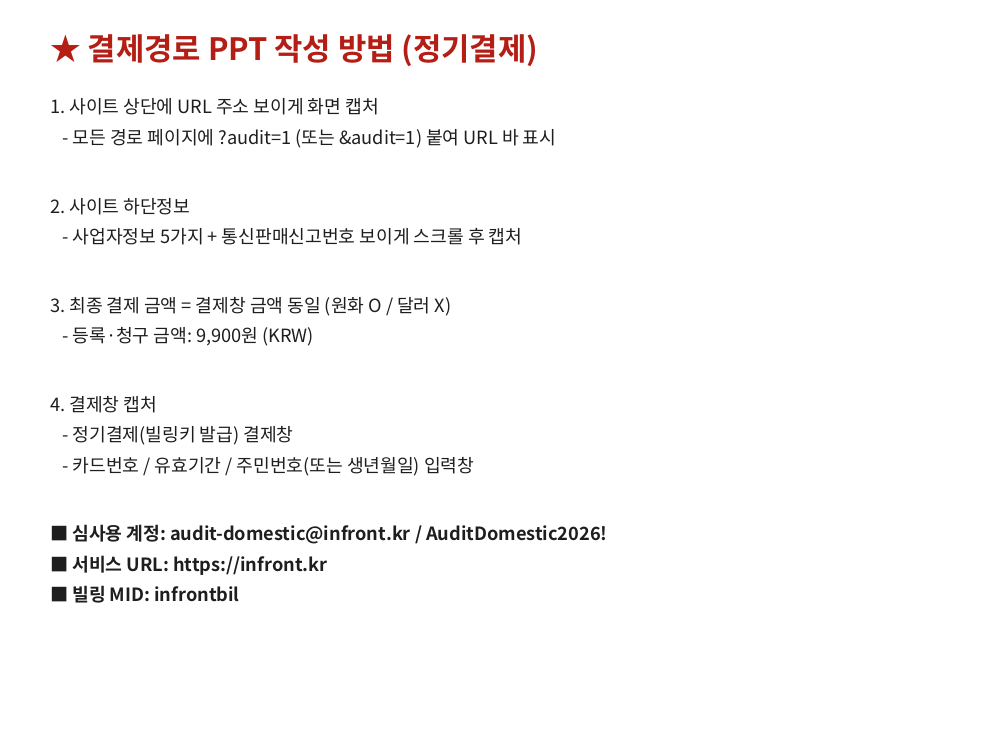
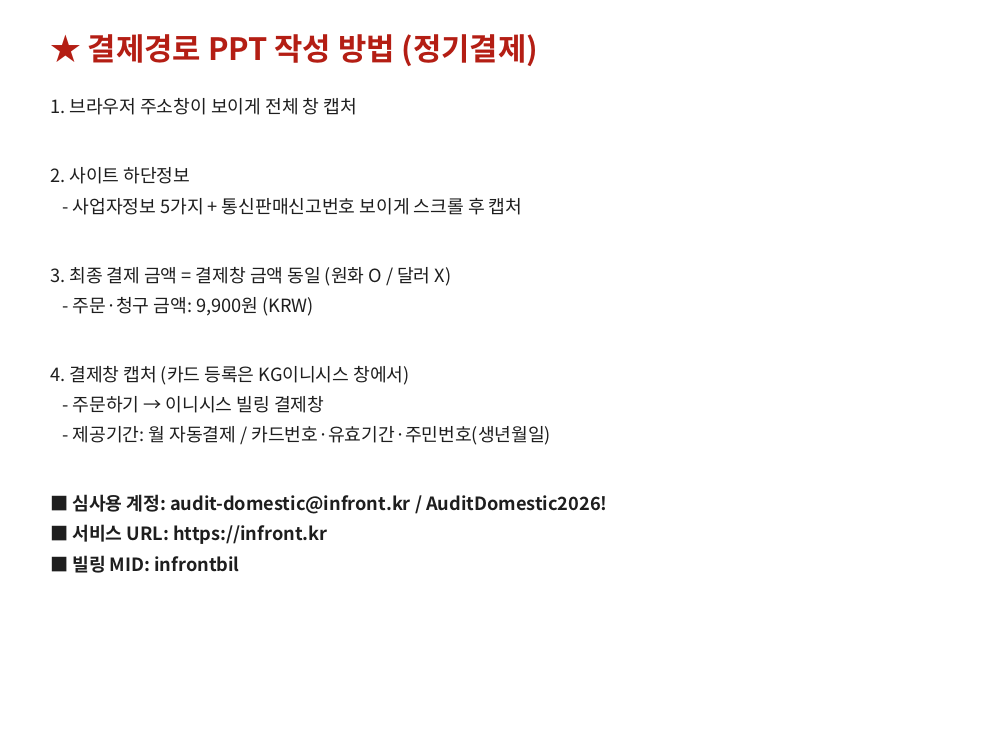
Before and after one commit to sprjihoon/infront, a slide deck: slide 2 of docs/audit-captures/card-billing-audit-infrontbil.pptx. Drawn at 1008x756 pixels with LibreOffice and Linux fonts; fonts in the diff are those of the drawing. Boxes give left, top, right and bottom in pixels: in the first picture for what was removed or moved away, otherwise in the second. Text is boxed around its words. In the diff, an @@ line names an element or a change of style, - is before the commit and + after.

```diff
--- a/docs/audit-captures/card-billing-audit-infrontbil.pptx
+++ b/docs/audit-captures/card-billing-audit-infrontbil.pptx
@@ text at (50,98,357,115): text changed @@
-1. 사이트 상단에 URL 주소 보이게 화면 캡처
-- 모든 경로 페이지에 ?audit=1 (또는 &audit=1) 붙여 URL 바 표시
+1. 브라우저 주소창이 보이게 전체 창 캡처
@@ text at (50,297,551,445): text changed @@
-- 등록·청구 금액: 9,900원 (KRW)
-4. 결제창 캡처
-- 정기결제(빌링키 발급) 결제창
-- 카드번호 / 유효기간 / 주민번호(또는 생년월일) 입력창
+- 주문·청구 금액: 9,900원 (KRW)
+4. 결제창 캡처 (카드 등록은 KG이니시스 창에서)
+- 주문하기 → 이니시스 빌링 결제창
+- 제공기간: 월 자동결제 / 카드번호·유효기간·주민번호(생년월일)
```
Also in this commit, not shown: 8 other slides changed, 10 other files.
